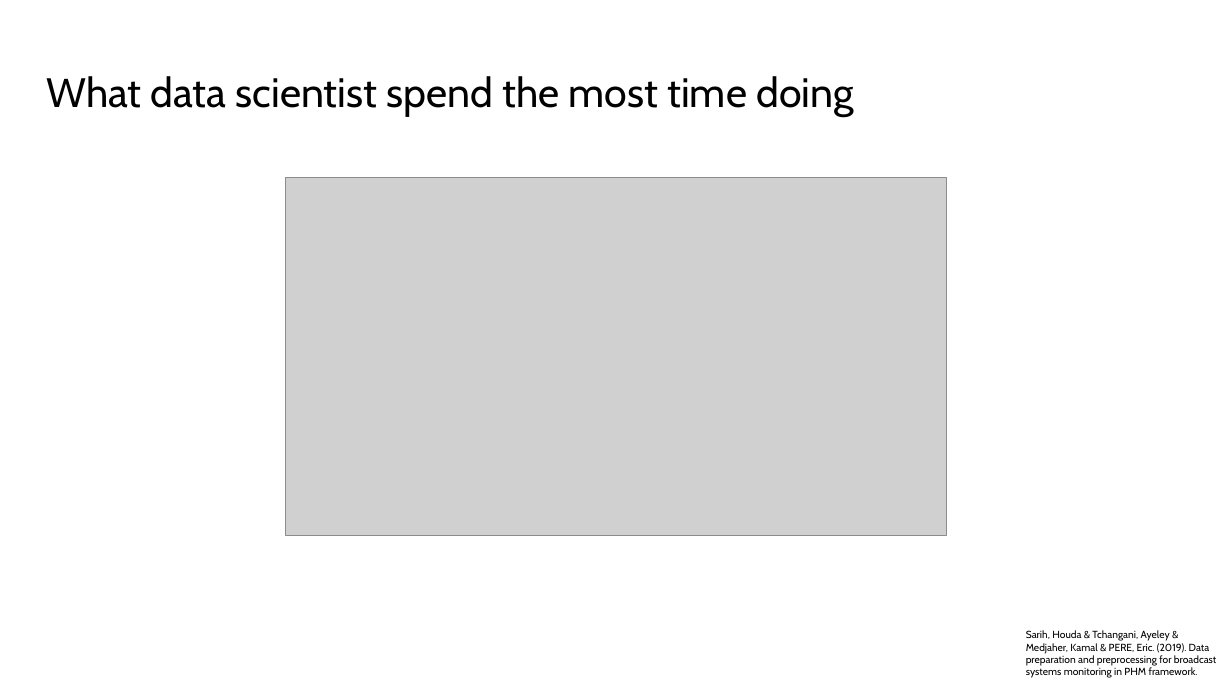
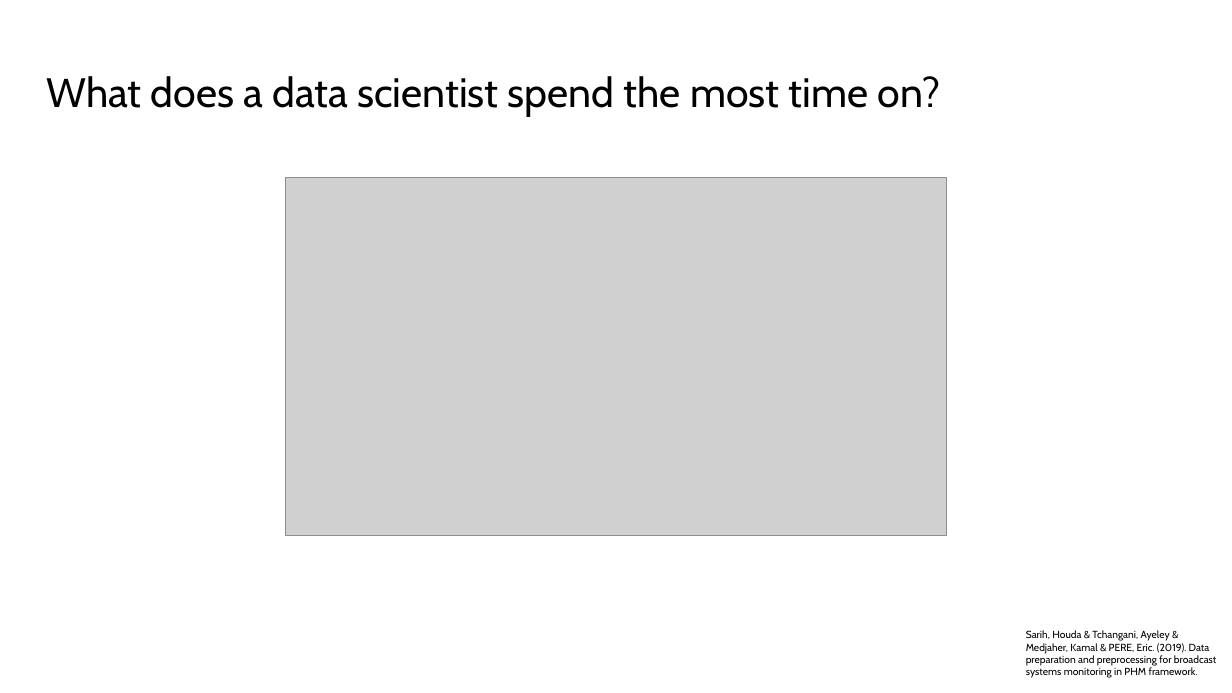
Before and after one commit to simonperneel/DS-python-data-analysis, a slide deck: slide 5 of docs/slides.pptx. Drawn at 1232x693 pixels with LibreOffice and Linux fonts; fonts in the diff are those of the drawing; grey boxes stand for pictures. Boxes give left, top, right and bottom in pixels: in the first picture for what was removed or moved away, otherwise in the second. Text is boxed around its words. In the diff, an @@ line names an element or a change of style, - is before the commit and + after.

```diff
--- a/docs/slides.pptx
+++ b/docs/slides.pptx
@@ title at [46,76,940,117]: text changed @@
-What data scientist spend the most time doing
+What does a data scientist spend the most time on?
```
Also in this commit, not shown: 2 other slides changed.
